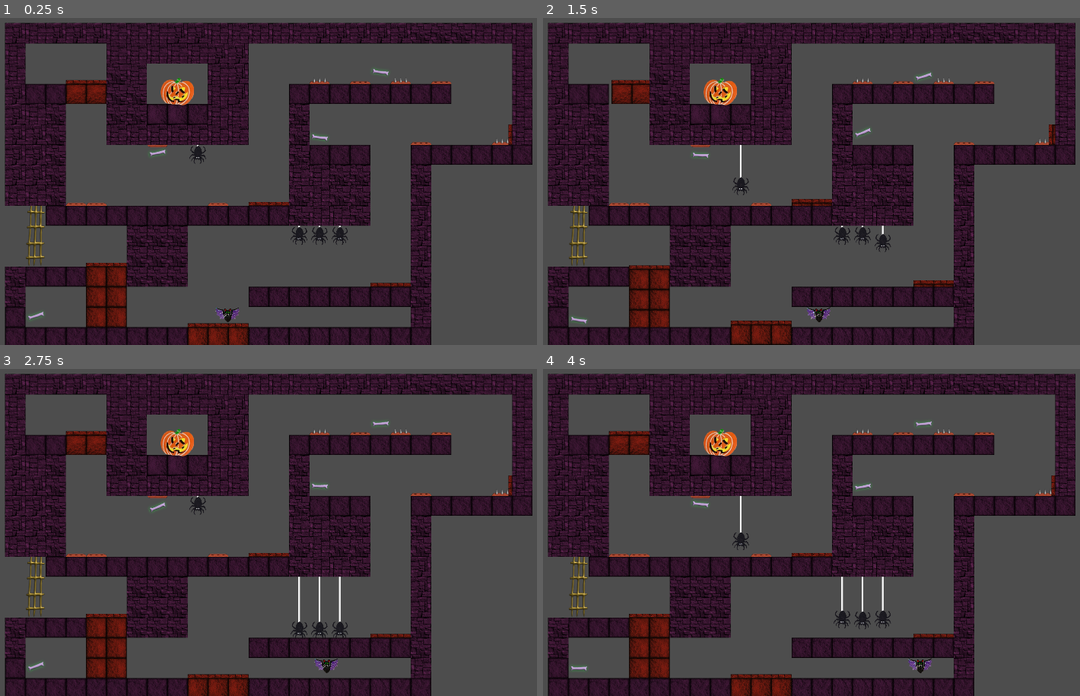
Above: before the commit, frames 1-4 (two rows, left to right).
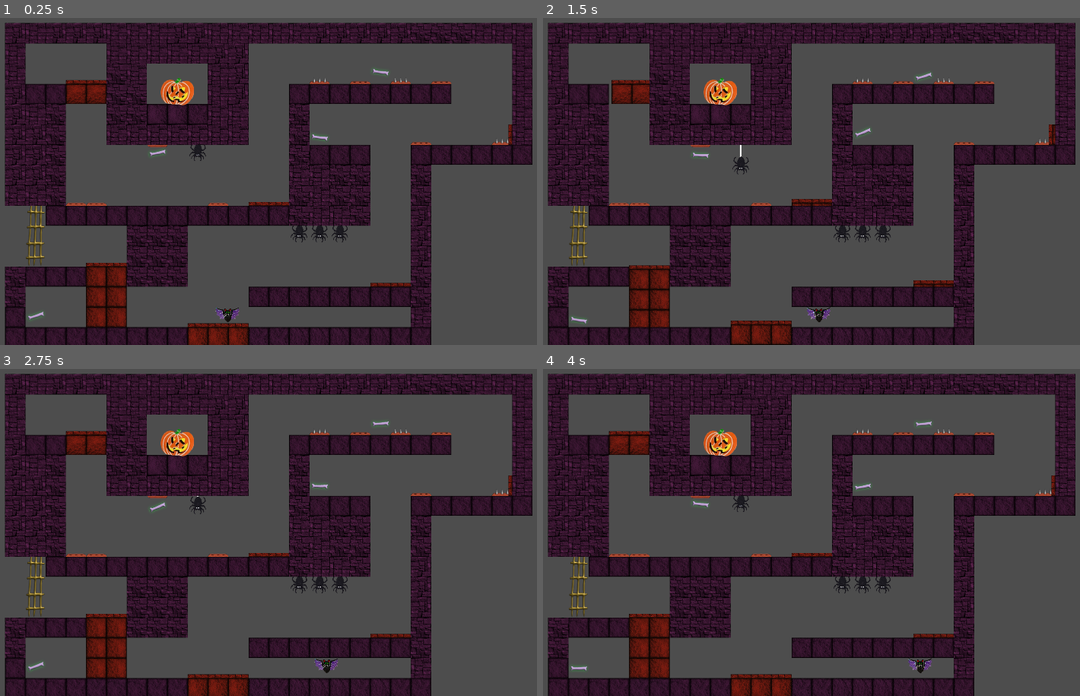
Above: after the commit, the same moments.

Repository: Drew-Wagner/Spectros
Game: Godot game, scene res://scenes/levels/Level2.tscn
Same seed, same stepped clock (60 frames per second), same inputs: the game is played once before the commit and once after it. This scene is started directly instead of the project's main scene.
Inputs:
- Up to frame 1 (0.25 s): no input
- Up to frame 2 (1.5 s): tap Space (toggle) at 0.6, 1.35 s
- Up to frame 3 (2.75 s): tap Space (toggle) at 2.1 s
- Up to frame 4 (4 s): tap Space (toggle) at 2.85, 3.6 s

The runs differ from the first frame. In frame 1, 0.2% of the frame differs, in the area x 35-65%, y 38-70%; in frame 2, 0.4%; in frame 3, 0.6%; in frame 4, 0.7%, in the area x 35-65%, y 38-80%.

Commit message:
Fix spiders w better timing features.

Diff:
--- a/enemy_spider.gd
+++ b/enemy_spider.gd
@@ -1,47 +1,156 @@
 @tool
-extends Toggleable
+extends Node2D
 
-@onready var spider_body: Area2D = $SpiderBody
+signal stopped()
+signal at_top()
+signal at_bottom()
+signal start_ascend()
+signal start_descend()
 
-@export var descent_delay: float = 0 # seconds
-@export var ascent_delay: float = 0 # seconds
+var move_direction: Vector2 = Vector2.UP
+var is_at_top: bool = false
+var is_at_bottom: bool = false
+
+
+func ascend():
+	is_at_bottom = false
+	move_direction = Vector2.UP
+	start_ascend.emit()
+
+
+func descend():
+	is_at_top = false
+	move_direction = Vector2.DOWN
+	start_descend.emit()
+
+
+func stop():
+	move_direction = Vector2.ZERO
+	stopped.emit()
+
+@onready var descend_timer: Timer = $DescendTimer
+@onready var ascend_timer: Timer = $AscendTimer
+@onready var spider_body: CharacterBody2D = $SpiderBody
+
 @export var move_speed: float = 256 # pixels / sec
 @export var move_in_editor: bool = false
-var move_direction: Vector2 = Vector2.UP
 
+func _disconnect_descend_timer():
+	descend_timer.stop()
+	if descend_timer.timeout.is_connected(descend):
+		descend_timer.timeout.disconnect(descend)
+	if at_top.is_connected(descend_timer.start):
+		at_top.disconnect(descend_timer.start)
+
+
+func _disconnect_ascend_timer():
+	ascend_timer.stop()
+	if ascend_timer.timeout.is_connected(ascend):
+		ascend_timer.timeout.disconnect(ascend)
+	if at_bottom.is_connected(ascend_timer.start):
+		at_bottom.disconnect(ascend_timer.start)
+
+
+func _bypass_descend_timer():
+	_disconnect_descend_timer()
+	if not at_top.is_connected(descend):
+		at_top.connect(descend)
+
+func _bypass_ascend_timer():
+	_disconnect_ascend_timer()
+	if not at_bottom.is_connected(ascend):
+		at_bottom.connect(ascend)
+
+func _disconnect_descend_bypass():
+	if at_top.is_connected(descend):
+		at_top.disconnect(descend)
+
+func _disconnect_ascend_bypass():
+	if at_bottom.is_connected(ascend):
+		at_bottom.disconnect(ascend)
+
+func _connect_descend_timer():
+	descend_timer.wait_time = descend_wait_time
+	if not descend_timer.timeout.is_connected(descend):
+		descend_timer.timeout.connect(descend)
+	if not at_top.is_connected(descend_timer.start):
+		at_top.connect(descend_timer.start)
+
+func _connect_ascend_timer():
+	ascend_timer.wait_time = ascend_wait_time
+	if not ascend_timer.timeout.is_connected(ascend):
+		ascend_timer.timeout.connect(ascend)
+	if not at_bottom.is_connected(ascend_timer.start):
+		at_bottom.connect(ascend_timer.start)
+
+func _configure_descend_timer():
+	if descend_wait_time > 0:
+		_connect_descend_timer()
+	elif descend_wait_time == 0:
+		_bypass_descend_timer()
+	else:
+		_disconnect_descend_timer()
+		_disconnect_descend_bypass()
+
+func _configure_ascend_timer():
+	if ascend_wait_time > 0:
+		_connect_ascend_timer()
+	elif ascend_wait_time == 0:
+		_bypass_ascend_timer()
+	else:
+		_disconnect_ascend_timer()
+		_disconnect_ascend_bypass()
+
+
+@export var descend_wait_time: float:
+	set(value):
+		descend_wait_time = value
+
+		if descend_timer != null:
+			_configure_descend_timer()
+
+
+@export var ascend_wait_time: float:
+	set(value):
+		ascend_wait_time = value
+
+		if ascend_timer != null:
+			_configure_ascend_timer()
+
+
+func _ready():
+	_configure_ascend_timer()
+	_configure_descend_timer()
+
+func _process(_delta):
+	queue_redraw()
+
+
+func _physics_process(_delta):
+	if Engine.is_editor_hint() and not move_in_editor:
+		return
+
+	spider_body.velocity = move_speed * move_direction
+	spider_body.move_and_slide()
+
+	if spider_body.is_on_floor() and not is_at_bottom:
+		stop()
+		is_at_bottom = true
+		at_bottom.emit()
+	elif spider_body.is_on_ceiling() and not is_at_top:
+		stop()
+		is_at_top = true
+		at_top.emit()
+
+
+func _on_area_2d_body_entered(body):
+	if body is MainCharacter:
+		body.kill()
+
+
+# Draws the "spider web" line.
 func _draw():
 	if spider_body == null:
 		return
 
 	draw_line(32 * Vector2.UP, spider_body.position, Color.WHITE_SMOKE, 4, true)
-
-func _process(delta):
-	queue_redraw()
-	super(delta)
-
-func _on_switch_on():
-	move_direction = Vector2.DOWN
-
-func _on_switch_off():
-	move_direction = Vector2.UP
-
-func _physics_process(delta):
-	super(delta)
-	if not Engine.is_editor_hint() or move_in_editor:
-		if move_direction == Vector2.UP and spider_body.position.length() <= delta * move_speed:
-			move_direction = Vector2.ZERO
-			await get_tree().create_timer(descent_delay).timeout
-			move_direction = Vector2.DOWN
-
-		if not (move_direction == Vector2.UP and %RayCast2D.is_colliding()):
-			spider_body.position += delta * move_speed * move_direction
-
-
-func _on_area_2d_body_entered(body):
-	if body.has_method("kill") and not body.is_in_group("enemies"):
-		body.kill()
-
-	if move_direction == Vector2.DOWN:
-		move_direction = Vector2.ZERO
-		await get_tree().create_timer(ascent_delay).timeout
-		move_direction = Vector2.UP
--- a/scenes/elements/enemy_spider.tscn
+++ b/scenes/enemies/enemy_spider.tscn
@@ -9,9 +9,9 @@
 [node name="EnemySpider" type="Node2D"]
 script = ExtResource("1_60qeg")
 move_speed = 192.0
-is_player_toggleable = false
 
-[node name="SpiderBody" type="Area2D" parent="."]
+[node name="SpiderBody" type="CharacterBody2D" parent="."]
+velocity = Vector2(0, -192)
 
 [node name="CollisionShape2D" type="CollisionShape2D" parent="SpiderBody"]
 shape = SubResource("CircleShape2D_r0kom")
@@ -20,8 +20,8 @@
 scale = Vector2(0.4, 0.4)
 texture = ExtResource("2_nx6wh")
 
-[node name="RayCast2D" type="RayCast2D" parent="SpiderBody"]
-unique_name_in_owner = true
-target_position = Vector2(0, -34)
+[node name="AscendTimer" type="Timer" parent="."]
+one_shot = true
 
-[connection signal="body_entered" from="SpiderBody" to="." method="_on_area_2d_body_entered"]
+[node name="DescendTimer" type="Timer" parent="."]
+one_shot = true
--- a/scenes/levels/Level2.tscn
+++ b/scenes/levels/Level2.tscn
@@ -6,7 +6,7 @@
 [ext_resource type="TileSet" uid="uid://8jd3eqwvtp76" path="res://tilesets/tileset.tres" id="2_uqvsa"]
 [ext_resource type="PackedScene" uid="uid://dokw05n2dslui" path="res://scenes/elements/toggleable_spikes.tscn" id="3_utycn"]
 [ext_resource type="PackedScene" uid="uid://1m2siku6krim" path="res://scenes/elements/door.tscn" id="4_2fmj7"]
-[ext_resource type="PackedScene" uid="uid://bth5xo6bxskba" path="res://scenes/elements/enemy_spider.tscn" id="4_ffgve"]
+[ext_resource type="PackedScene" uid="uid://bth5xo6bxskba" path="res://scenes/enemies/enemy_spider.tscn" id="4_ffgve"]
 [ext_resource type="PackedScene" uid="uid://drgbe6551a4os" path="res://scenes/elements/spikes.tscn" id="4_uyd1a"]
 [ext_resource type="PackedScene" uid="uid://hnygefrtotfx" path="res://scenes/elements/bone.tscn" id="5_36hil"]
 [ext_resource type="PackedScene" uid="uid://ck2m2kpsthl3l" path="res://scenes/elements/stasis_field.tscn" id="7_jn4cx"]
@@ -84,7 +84,7 @@
 
 [node name="EnemySpider" parent="Enemies" instance=ExtResource("4_ffgve")]
 position = Vector2(672, 480)
-descent_delay = 1.0
+descend_wait_time = 1.25
 
 [node name="Spikes" parent="Enemies" instance=ExtResource("4_uyd1a")]
 position = Vector2(1632, 416)
@@ -93,20 +93,31 @@
 position = Vector2(736, 984)
 moveSpeed = 128.0
 
-[node name="EnemySpider2" parent="Enemies" instance=ExtResource("4_ffgve")]
+[node name="TimedSpiders" type="Node" parent="Enemies"]
+
+[node name="EnemySpider2" parent="Enemies/TimedSpiders" instance=ExtResource("4_ffgve")]
 position = Vector2(1120, 736)
-descent_delay = 1.4
-ascent_delay = 1.7
-
-[node name="EnemySpider3" parent="Enemies" instance=ExtResource("4_ffgve")]
+descend_wait_time = -1.0
+
+[node name="EnemySpider3" parent="Enemies/TimedSpiders" instance=ExtResource("4_ffgve")]
 position = Vector2(1056, 736)
-descent_delay = 1.55
-ascent_delay = 1.55
-
-[node name="EnemySpider4" parent="Enemies" instance=ExtResource("4_ffgve")]
+descend_wait_time = -1.0
+
+[node name="EnemySpider4" parent="Enemies/TimedSpiders" instance=ExtResource("4_ffgve")]
 position = Vector2(992, 736)
-descent_delay = 1.7
-ascent_delay = 1.4
+descend_wait_time = -1.0
+
+[node name="MainSpidersTimer" type="Timer" parent="Enemies/TimedSpiders"]
+wait_time = 5.0
+autostart = true
+
+[node name="Spider3Timer" type="Timer" parent="Enemies/TimedSpiders"]
+wait_time = 0.25
+one_shot = true
+
+[node name="Spider4Timer" type="Timer" parent="Enemies/TimedSpiders"]
+wait_time = 0.25
+one_shot = true
 
 [node name="SpawnPoint" type="Marker2D" parent="."]
 unique_name_in_owner = true
@@ -242,3 +253,8 @@
 [connection signal="all_bones_collected" from="." to="Misc/Door" method="toggle"]
 [connection signal="body_exited" from="LevelArea" to="." method="_on_level_area_body_exited"]
 [connection signal="body_entered" from="FinishArea" to="." method="_on_finish_area_body_entered"]
+[connection signal="timeout" from="Enemies/TimedSpiders/MainSpidersTimer" to="Enemies/TimedSpiders/EnemySpider2" method="descend"]
+[connection signal="timeout" from="Enemies/TimedSpiders/MainSpidersTimer" to="Enemies/TimedSpiders/Spider3Timer" method="start" binds= [0.25]]
+[connection signal="timeout" from="Enemies/TimedSpiders/Spider3Timer" to="Enemies/TimedSpiders/EnemySpider3" method="descend"]
+[connection signal="timeout" from="Enemies/TimedSpiders/Spider3Timer" to="Enemies/TimedSpiders/Spider4Timer" method="start" binds= [0.25]]
+[connection signal="timeout" from="Enemies/TimedSpiders/Spider4Timer" to="Enemies/TimedSpiders/EnemySpider4" method="descend"]
--- a/scenes/levels/level_1.tscn
+++ b/scenes/levels/level_1.tscn
@@ -3,7 +3,7 @@
 [ext_resource type="Script" path="res://scripts/base_level.gd" id="1_p1cje"]
 [ext_resource type="TileSet" uid="uid://8jd3eqwvtp76" path="res://tilesets/tileset.tres" id="2_qaaas"]
 [ext_resource type="PackedScene" uid="uid://hnygefrtotfx" path="res://scenes/elements/bone.tscn" id="3_4mf6x"]
-[ext_resource type="PackedScene" uid="uid://bth5xo6bxskba" path="res://scenes/elements/enemy_spider.tscn" id="3_bylox"]
+[ext_resource type="PackedScene" uid="uid://bth5xo6bxskba" path="res://scenes/enemies/enemy_spider.tscn" id="3_bylox"]
 [ext_resource type="PackedScene" uid="uid://xynpr4h0gdnx" path="res://scenes/enemies/enemy_bat.tscn" id="4_jtrpp"]
 [ext_resource type="PackedScene" uid="uid://drgbe6551a4os" path="res://scenes/elements/spikes.tscn" id="5_3yoxd"]
 [ext_resource type="PackedScene" uid="uid://ck2m2kpsthl3l" path="res://scenes/elements/stasis_field.tscn" id="6_h0qxl"]
@@ -64,7 +64,6 @@
 
 [node name="EnemySpider" parent="Enemies" instance=ExtResource("3_bylox")]
 position = Vector2(928, 160)
-ascent_delay = 1.0
 
 [node name="Spikes" parent="Enemies" instance=ExtResource("5_3yoxd")]
 position = Vector2(928, 672)
--- a/scripts/StasisField.gd
+++ b/scripts/StasisField.gd
@@ -59,6 +59,6 @@
 	process_material.emission_box_extents = Vector3(30, 30 * stasis_range, 1)
 	particles.position = Vector2(0, -30 * stasis_range)
 	if stasis_range > 4:
-		particles.amount = 50 * sqrt(stasis_range)
+		particles.amount = int(50 * sqrt(stasis_range))
 	else:
 		particles.amount = 50
Not shown: 1 places in scenes/game.tscn that only renumber resources
